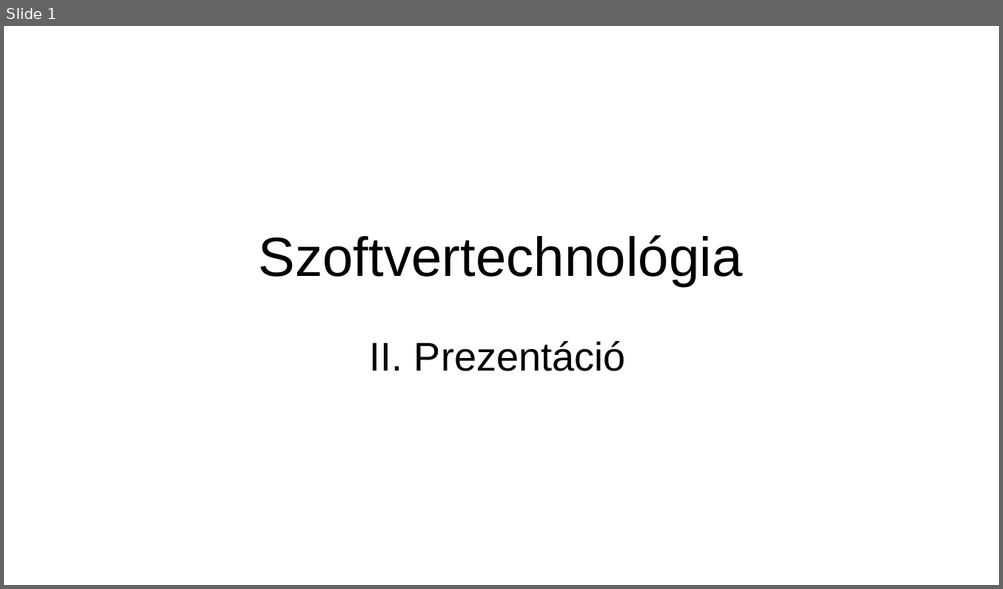
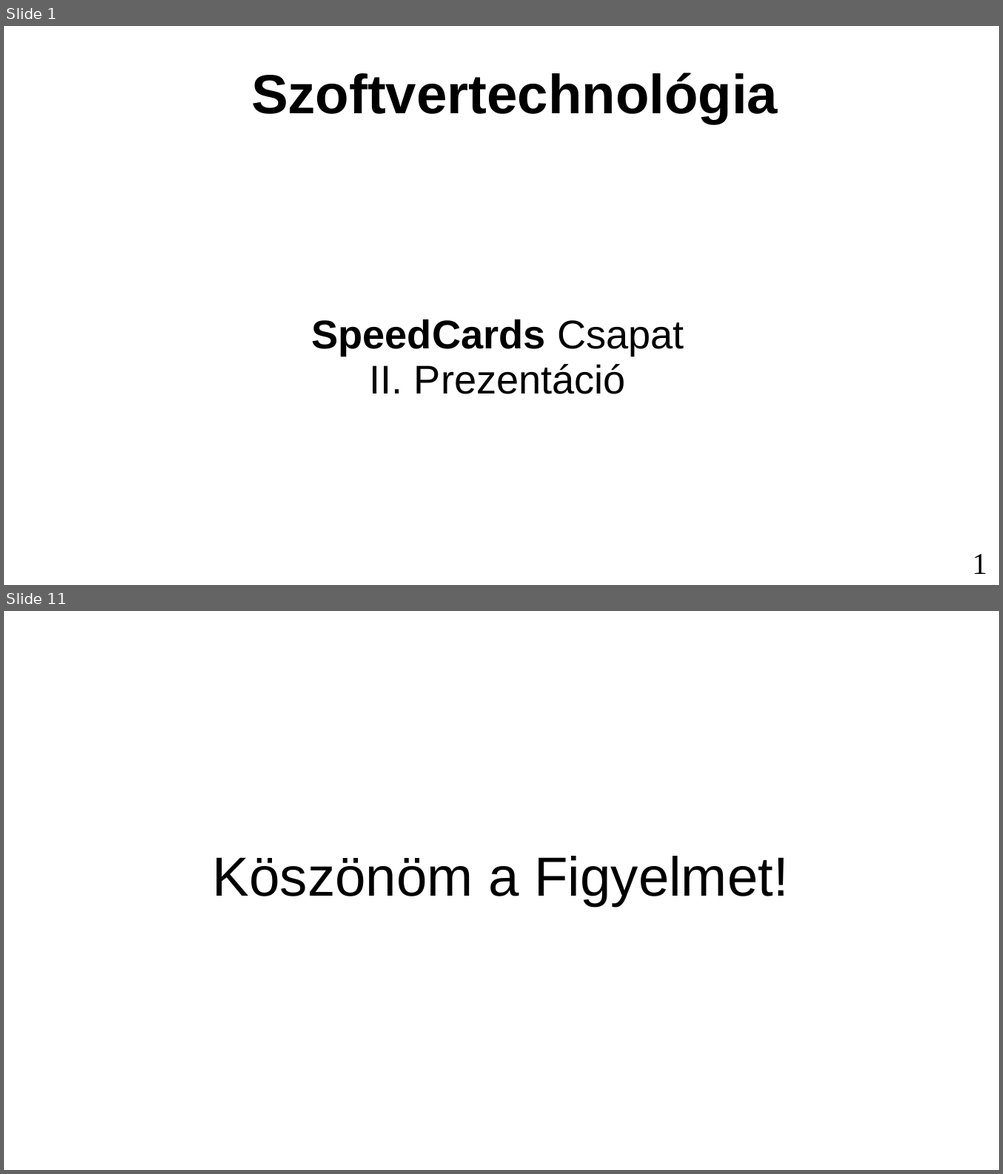
Before and after one commit to marcibaumel/SpeedCards, a slide deck: Mails/prezi2.ppt. Shown one above the other, each under a label of ours: slide 1 before the commit, slides 1 and 11 after it; the slides between them are not shown. The pictures are 1003x589 and 1003x1174 pixels, drawn with LibreOffice and Linux fonts; fonts in the diff are those of the drawing. Boxes give left, top, right and bottom in pixels: in the first picture for what was removed or moved away, otherwise in the second. Text is boxed around its words. In the diff, an @@ line names an element or a change of style, - is before the commit and + after.

```diff
--- a/Mails/prezi2.ppt
+++ b/Mails/prezi2.ppt
@@ slide 11 added at (4, 611, 999, 1170), background #FFFFFF @@
@@ title added at (213, 856, 788, 906), 44 pt, text #000000 @@
+Köszönöm a Figyelmet!
@@ slide 1 changed as well @@
@@ title "Szoftvertechnológia": place and size @@
-title "Szoftvertechnológia" at (259, 235, 743, 286)
+title "Szoftvertechnológia" at (251, 73, 777, 124)
@@ title "Szoftvertechnológia" at (251, 73, 777, 124): bold on @@
@@ subtitle at (311, 319, 684, 356): paragraph added @@
+SpeedCards Csapat
@@ page number added at (972, 554, 987, 574), 24 pt, text #000000 @@
+1
```
Also in this commit, not shown: 9 other slides added, 1 slide removed, 1 other file.
